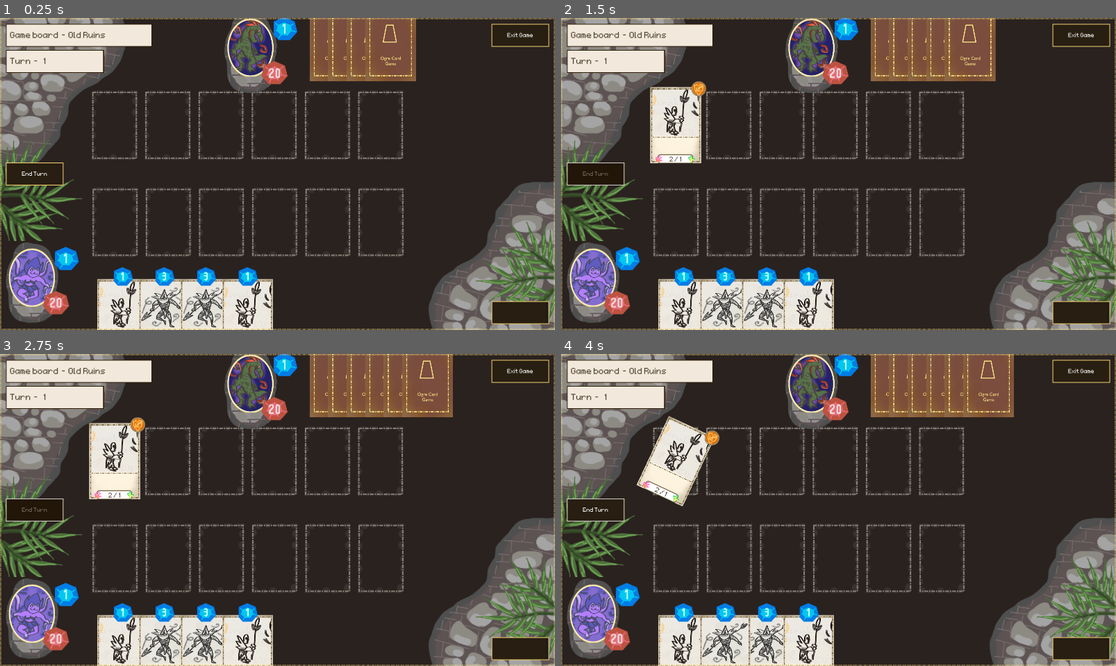
Above: before the commit, frames 1-4 (two rows, left to right).
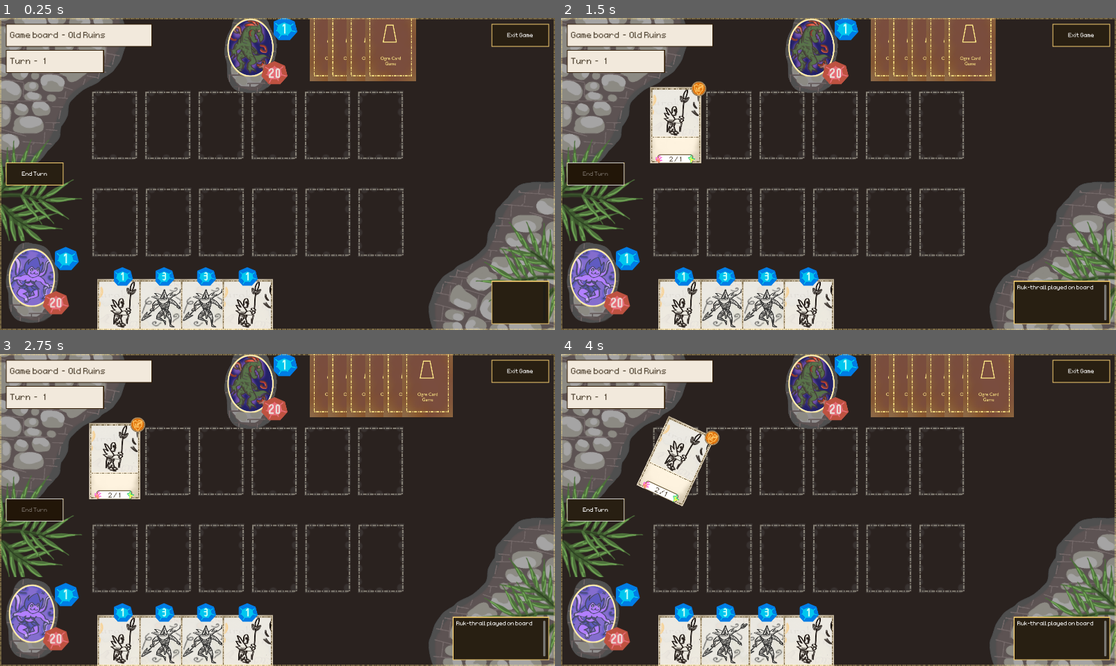
Above: after the commit, the same moments.

Repository: OttoElomaa/Godot-4-Ogre-Card-Game
Game: Godot game, scene res://GameScenes/main.tscn
The game is run twice, just before and just after one commit, with the same random seed, the same clock (stepped at 60 frames per second) and the same inputs.
Inputs (mouse positions are in pixels of both pictures, inside the frame that each line leads up to):
- Up to frame 1 (0.25 s): no input
- Up to frame 2 (1.5 s): click (594, 174) at 0.5 s; click (594, 174) at 1.25 s
- Up to frame 3 (2.75 s): click (33, 510) at 2 s
- Up to frame 4 (4 s): drag from (683, 653) to (816, 385) at 2.77 s; drag from (727, 653) to (816, 385) at 3.52 s

The runs differ from the first frame. In frame 1, 0.7% of the frame differs, in the area x 88-99%, y 84-92%; in frame 2, 1.7%, in the area x 81-99%, y 84-99%; in frame 3, 1.7%; in frame 4, 1.7%.

Commit message:
Small - Dragging now overrides other hover stuff. Added log message for card played, resized log pane

Diff:
--- a/GameScenes/battle_log_pane.gd
+++ b/GameScenes/battle_log_pane.gd
@@ -4,8 +4,8 @@
 
 var LogMessage = load("res://GameScenes/BasicLogMessage.tscn")
 
-@onready var scroller := $Panel/Scroll
-@onready var rows := $Panel/Scroll/Rows
+@onready var scroller := $Panel/Margin/Scroll
+@onready var rows := $Panel/Margin/Scroll/Rows
 
 func addMessage(text:String, color:Color) -> void:
 
--- a/GameScenes/cards_manager.gd
+++ b/GameScenes/cards_manager.gd
@@ -104,19 +104,21 @@
 	#### HIGHLIGHT A CARD ON HOVER -> Not when mouse over a stack of cards
 	#if currentHoveredCards.size() == 1 and hoverCheckNeeded:
 	if hoverCheckNeeded and not currentHoveredCards.is_empty():
-		var lastIndex := currentHoveredCards.size() - 1
-
-		for i in range(currentHoveredCards.size()):
-			if i != lastIndex:
-				toggleHighlightTwo(false, currentHoveredCards[i])
-
-		var card = currentHoveredCards[lastIndex]
-		toggleHighlightTwo(true, card)
-
-		mainCardInfoShown = true
-		main.toggleCardInfo(true, card)
-		hoverCheckNeeded = false
-
+		if not currentDraggedCard:
+			var lastIndex := currentHoveredCards.size() - 1
+
+			for i in range(currentHoveredCards.size()):
+				if i != lastIndex:
+					toggleHighlightTwo(false, currentHoveredCards[i])
+
+			var card = currentHoveredCards[lastIndex]
+			toggleHighlightTwo(true, card)
+
+			mainCardInfoShown = true
+			main.toggleCardInfo(true, card)
+			hoverCheckNeeded = false
+
+	#### THIS HIDES CARD INFO WHEN NO CARDS ARE HOVERED -> No need for info panel
 	if mainCardInfoShown:
 		if currentHoveredCards.is_empty():
 			mainCardInfoShown = false
@@ -226,6 +228,7 @@
 	else:
 		card.statesPassive()
 
+	main.addLogMessage("%s played on board" % card.cardName, Color.WHITE)
 
 
 func onHoverCard(card:Card):
--- a/GameScenes/main.tscn
+++ b/GameScenes/main.tscn
@@ -463,17 +463,25 @@
 script = ExtResource("21_on7x6")
 
 [node name="Panel" type="PanelContainer" parent="CanvasLayer/BattleLogPane"]
-custom_minimum_size = Vector2(200, 80)
+custom_minimum_size = Vector2(200, 150)
 layout_mode = 2
 theme_override_styles/panel = ExtResource("5_hys5q")
 
-[node name="Scroll" type="ScrollContainer" parent="CanvasLayer/BattleLogPane/Panel"]
+[node name="Margin" type="MarginContainer" parent="CanvasLayer/BattleLogPane/Panel"]
+layout_mode = 2
+theme_override_constants/margin_left = 10
+theme_override_constants/margin_top = 10
+theme_override_constants/margin_right = 10
+theme_override_constants/margin_bottom = 10
+
+[node name="Scroll" type="ScrollContainer" parent="CanvasLayer/BattleLogPane/Panel/Margin"]
 layout_mode = 2
 horizontal_scroll_mode = 0
 vertical_scroll_mode = 2
 
-[node name="Rows" type="VBoxContainer" parent="CanvasLayer/BattleLogPane/Panel/Scroll"]
-layout_mode = 2
+[node name="Rows" type="VBoxContainer" parent="CanvasLayer/BattleLogPane/Panel/Margin/Scroll"]
+layout_mode = 2
+theme_override_constants/separation = 10
 
 [node name="EndTurnPane" type="MarginContainer" parent="CanvasLayer"]
 anchors_preset = 4
